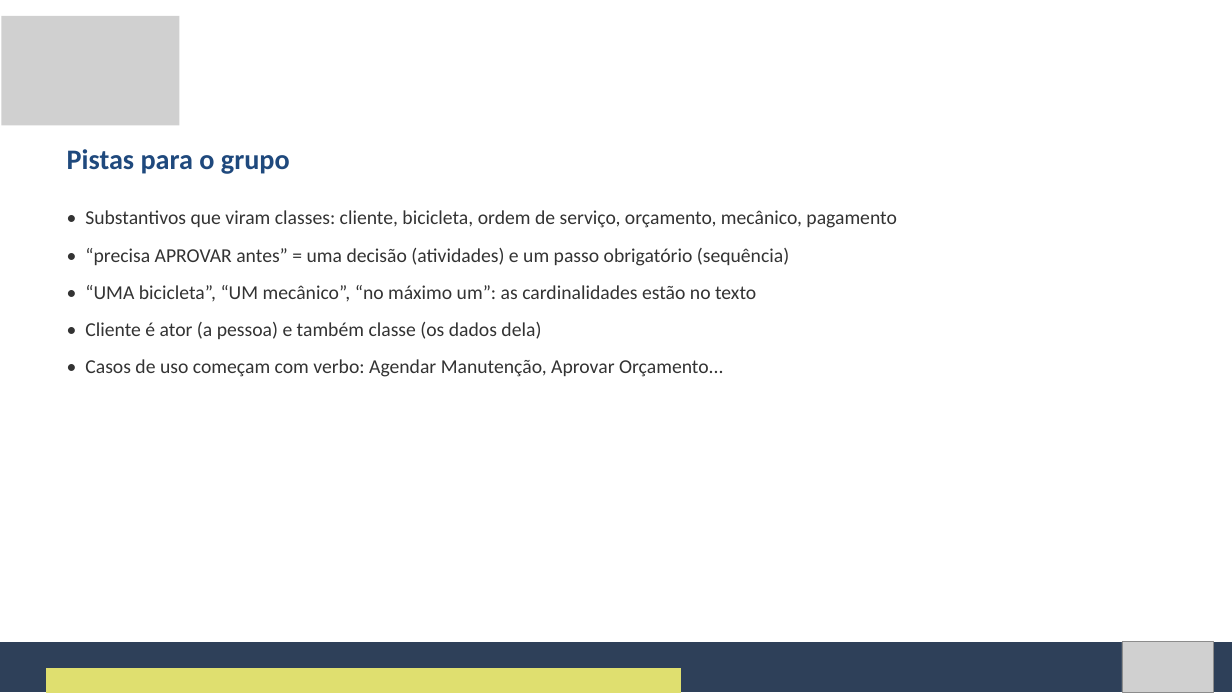
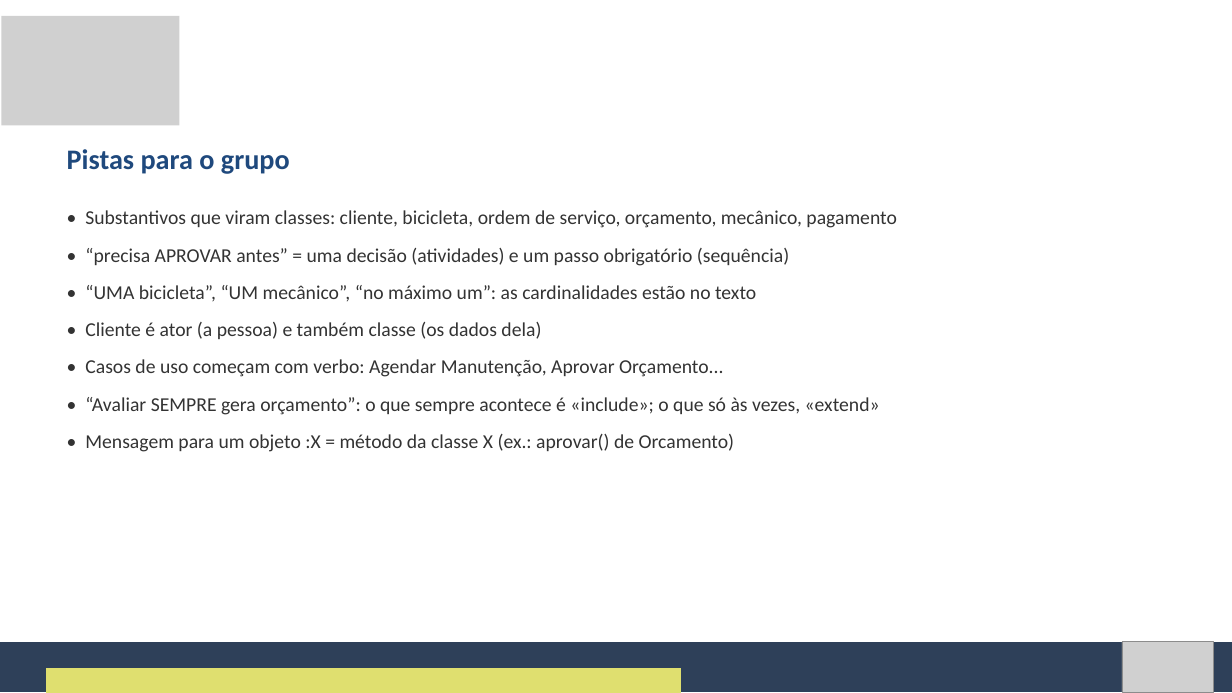
Before and after one commit to Natan20/Curso-Modelagem-De-Sistemas-Material, a slide deck: slide 71 of Aula 09 - 15-10-2026/Aula 9 - Slides.pptx (slide 59 before the commit). Drawn at 1232x693 pixels with LibreOffice and Linux fonts; fonts in the diff are those of the drawing; grey boxes stand for pictures. Boxes give left, top, right and bottom in pixels: in the first picture for what was removed or moved away, otherwise in the second. Text is boxed around its words. In the diff, an @@ line names an element or a change of style, - is before the commit and + after.

```diff
--- a/Aula 09 - 15-10-2026/Aula 9 - Slides.pptx
+++ b/Aula 09 - 15-10-2026/Aula 9 - Slides.pptx
@@ text at [85, 397, 880, 452]: paragraphs added @@
+• “Avaliar SEMPRE gera orçamento”: o que sempre acontece é «include»; o que só às vezes, «extend»
+• Mensagem para um objeto :X = método da classe X (ex.: aprovar() de Orcamento)
```
Also in this commit, not shown: 12 other slides changed, 13 slides added, 25 slides removed, 2 other files.
